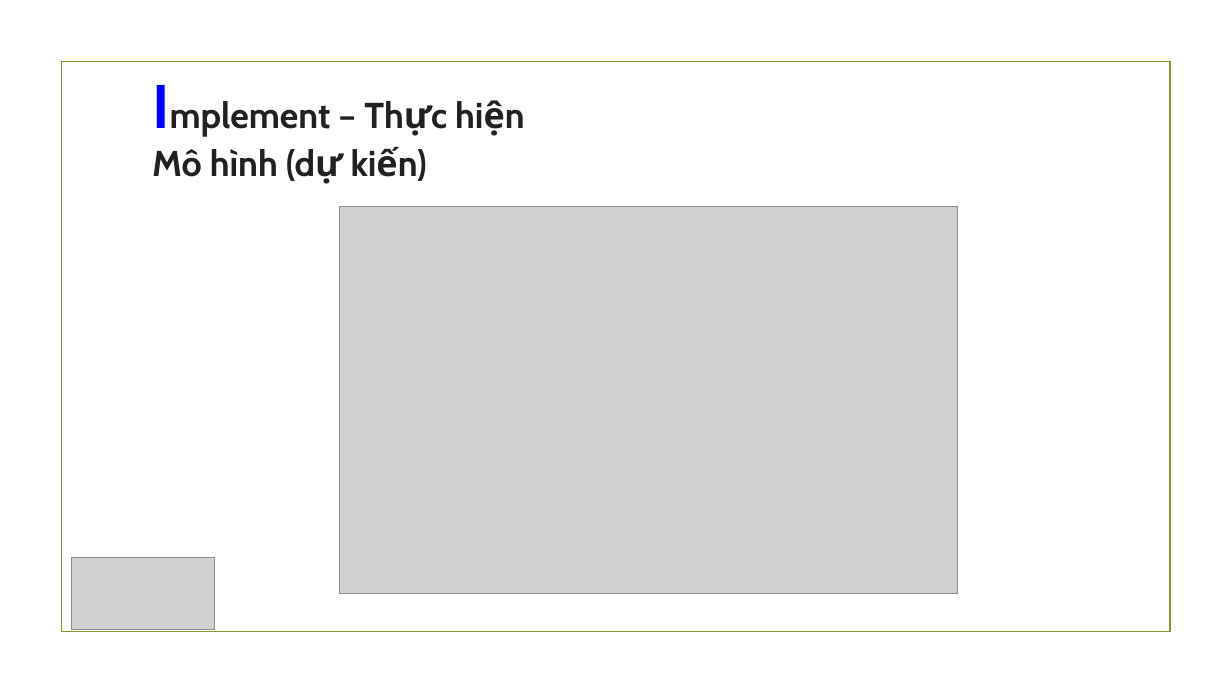
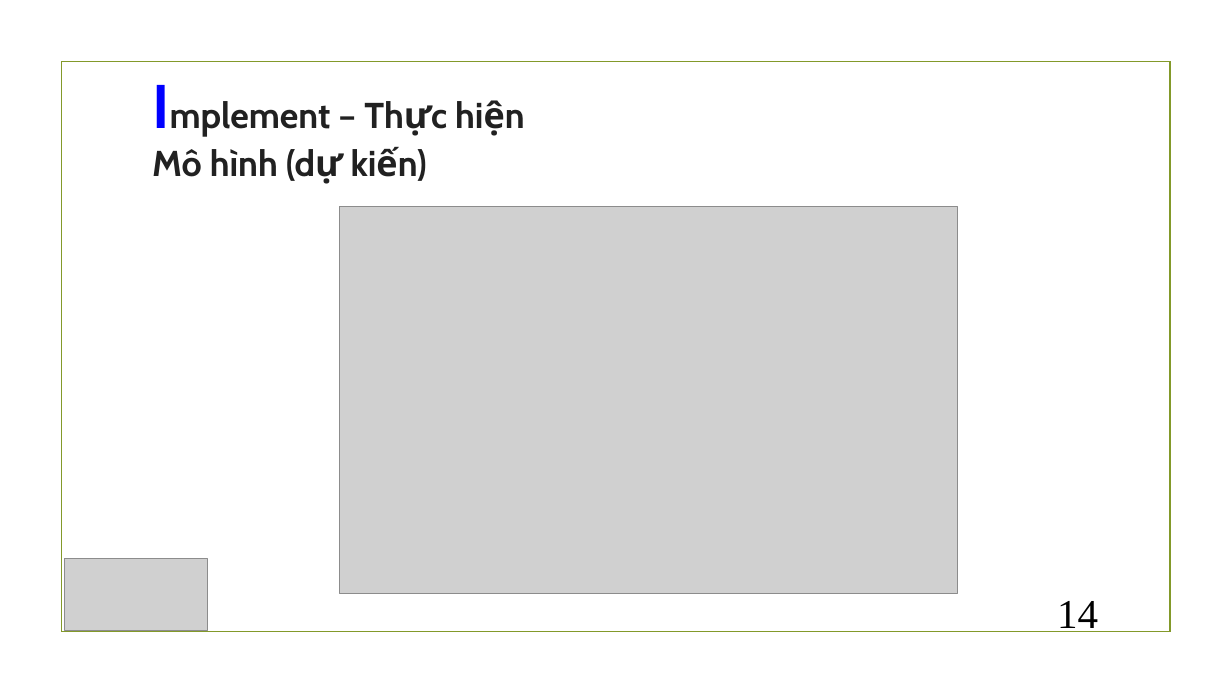
Before and after one commit to thinnguyen625/Project_lego, a slide deck: slide 14 of Presentation.pptx (slide 13 before the commit). Drawn at 1232x693 pixels with LibreOffice and Linux fonts; fonts in the diff are those of the drawing; grey boxes stand for pictures; background and template pictures are left out. Boxes give left, top, right and bottom in pixels: in the first picture for what was removed or moved away, otherwise in the second. Text is boxed around its words. In the diff, an @@ line names an element or a change of style, - is before the commit and + after.

```diff
--- a/Presentation.pptx
+++ b/Presentation.pptx
@@ picture: place and size @@
-picture at [71,557,214,628]
+picture at [65,559,208,630]
@@ page number added at [1057,601,1098,632], 32 pt, text #000000 @@
+14
```
Also in this commit, not shown: 14 other slides changed, 2 slides added, 1 other file.
